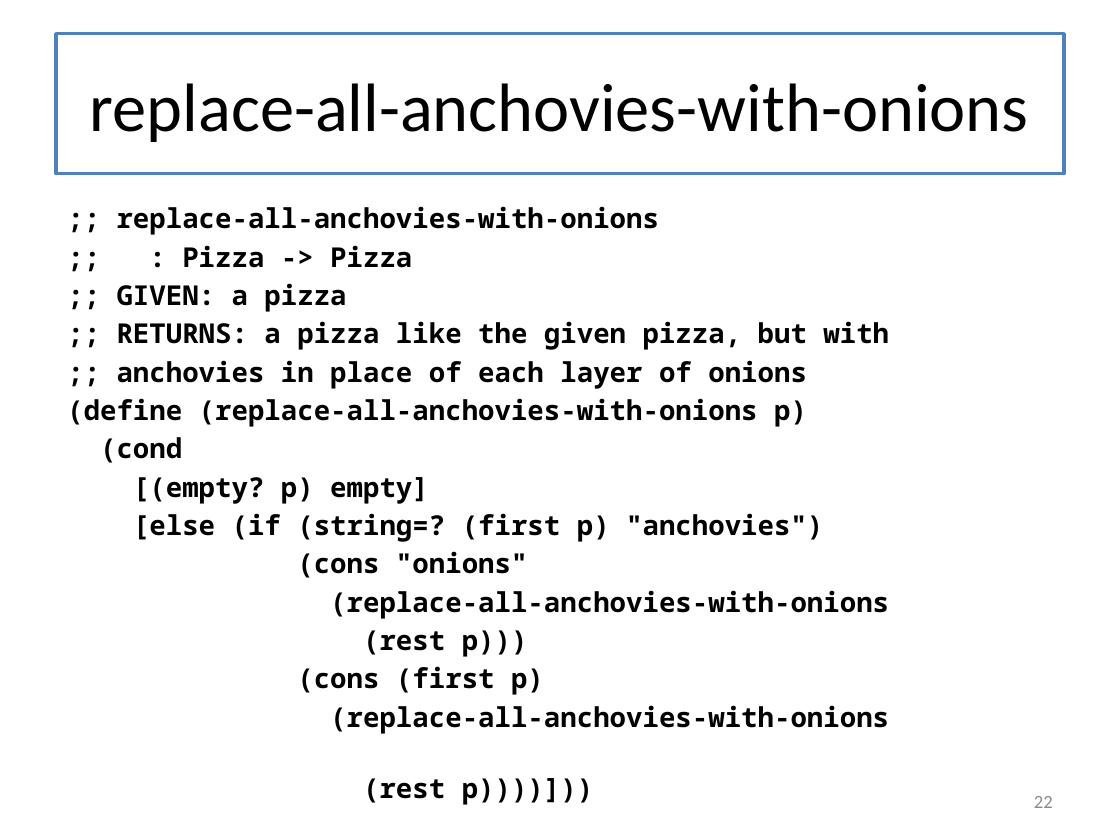
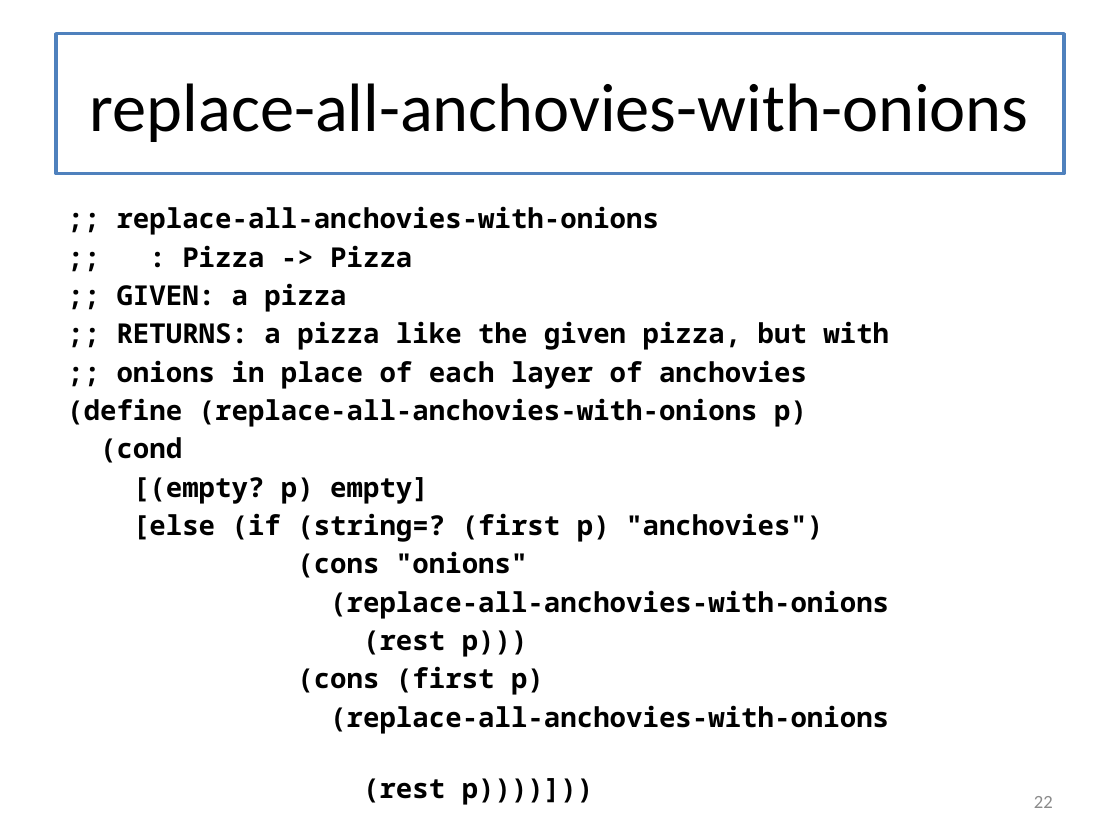
Before and after one commit to mwand/cs5010f17, a slide deck: slide 22 of Slides/Lesson 6.1 Generalizing Similar Functions.pptx. Drawn at 1120x840 pixels with LibreOffice and Linux fonts; fonts in the diff are those of the drawing. Boxes give left, top, right and bottom in pixels: in the first picture for what was removed or moved away, otherwise in the second. Text is boxed around its words. In the diff, an @@ line names an element or a change of style, - is before the commit and + after.

```diff
--- a/Slides/Lesson 6.1 Generalizing Similar Functions.pptx
+++ b/Slides/Lesson 6.1 Generalizing Similar Functions.pptx
@@ text at [117, 360, 807, 389]: text changed @@
-;; anchovies in place of each layer of onions
+;; onions in place of each layer of anchovies
```
Also in this commit, not shown: 5 other files.
